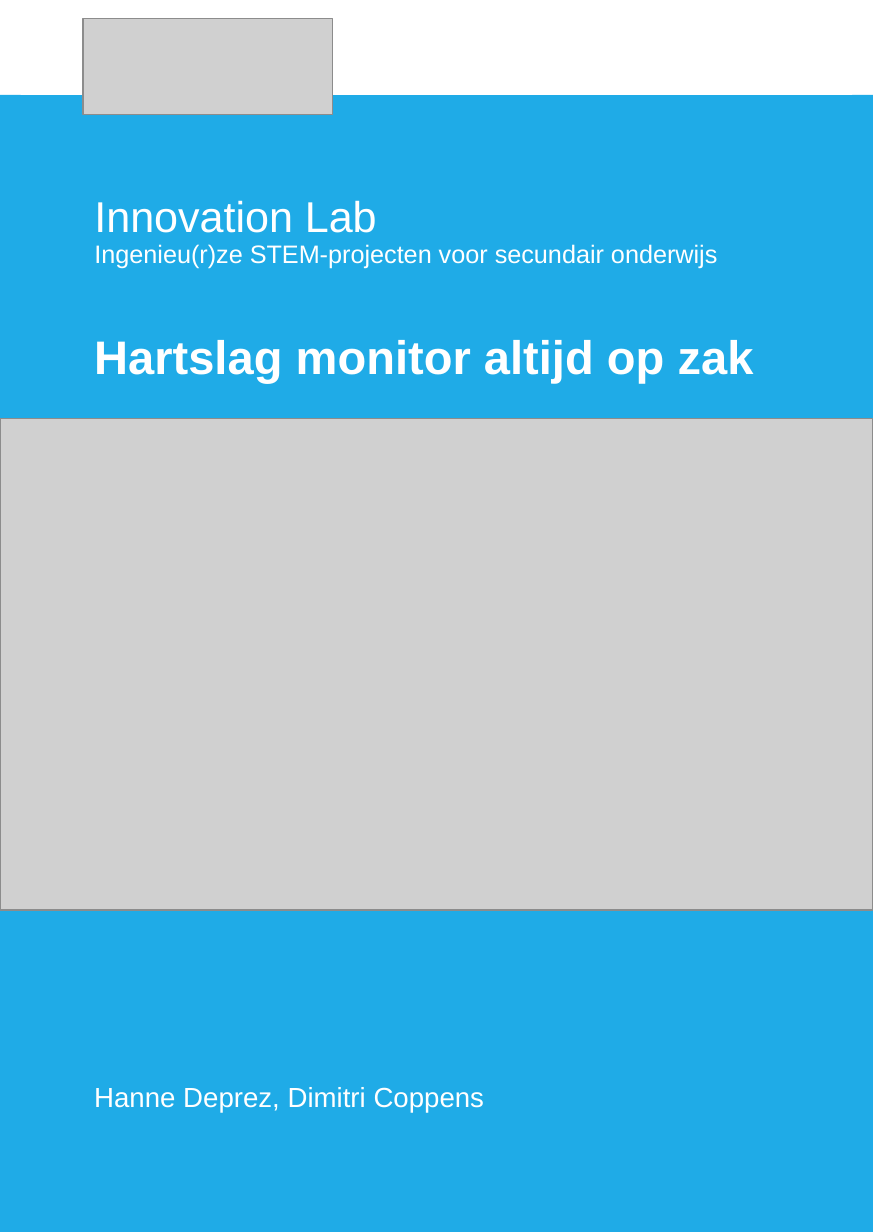
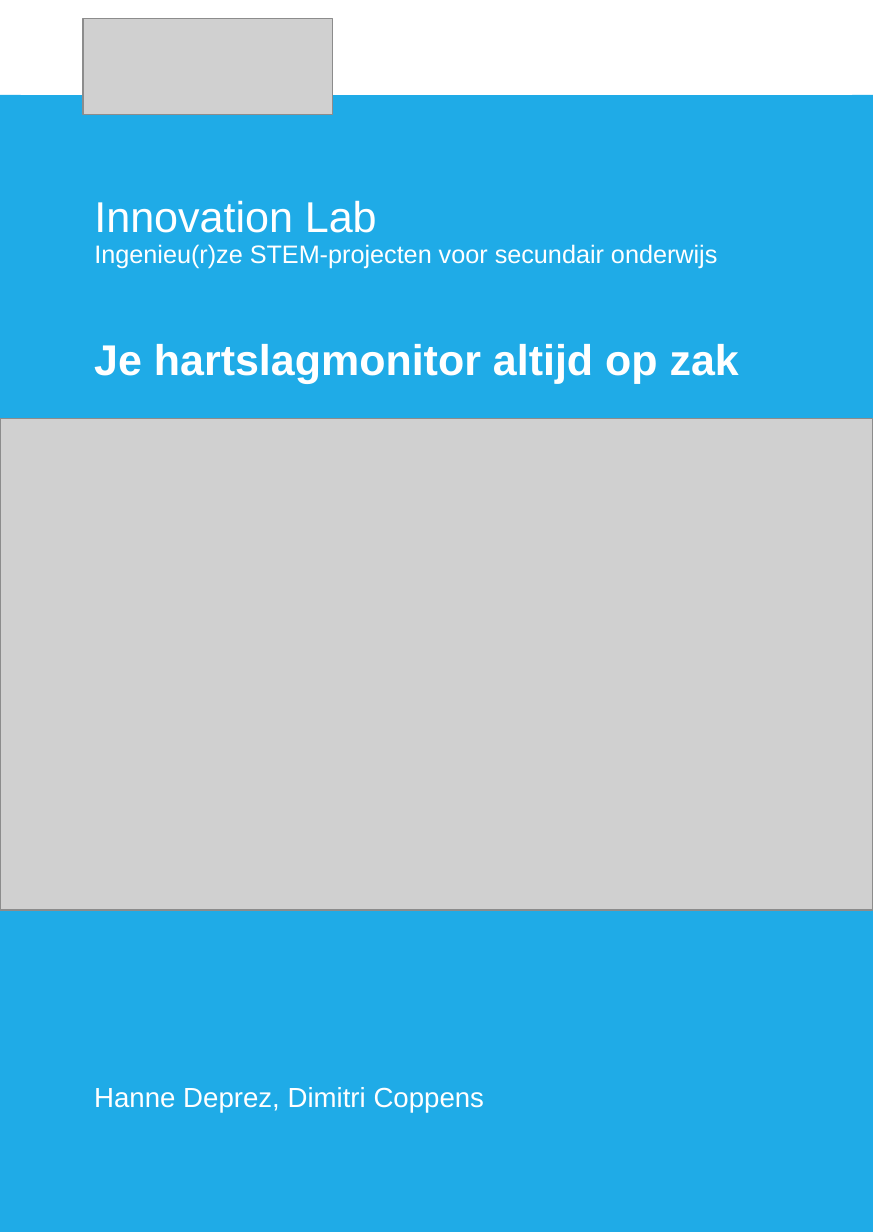
Before and after one commit to HanneDeprez1990/heartRateFingertip, a slide deck: slide 1 of latex_innovationLab/bronmateriaal/frontcover.pptx. Drawn at 873x1232 pixels with LibreOffice and Linux fonts; fonts in the diff are those of the drawing; grey boxes stand for pictures. Boxes give left, top, right and bottom in pixels: in the first picture for what was removed or moved away, otherwise in the second. Text is boxed around its words. In the diff, an @@ line names an element or a change of style, - is before the commit and + after.

```diff
--- a/latex_innovationLab/bronmateriaal/frontcover.pptx
+++ b/latex_innovationLab/bronmateriaal/frontcover.pptx
@@ text at [94, 344, 739, 383]: text changed; size 29.8 to 27.2 pt @@
-Hartslag monitor altijd op zak
+Je hartslagmonitor altijd op zak
```
Also in this commit, not shown: 21 other files.
